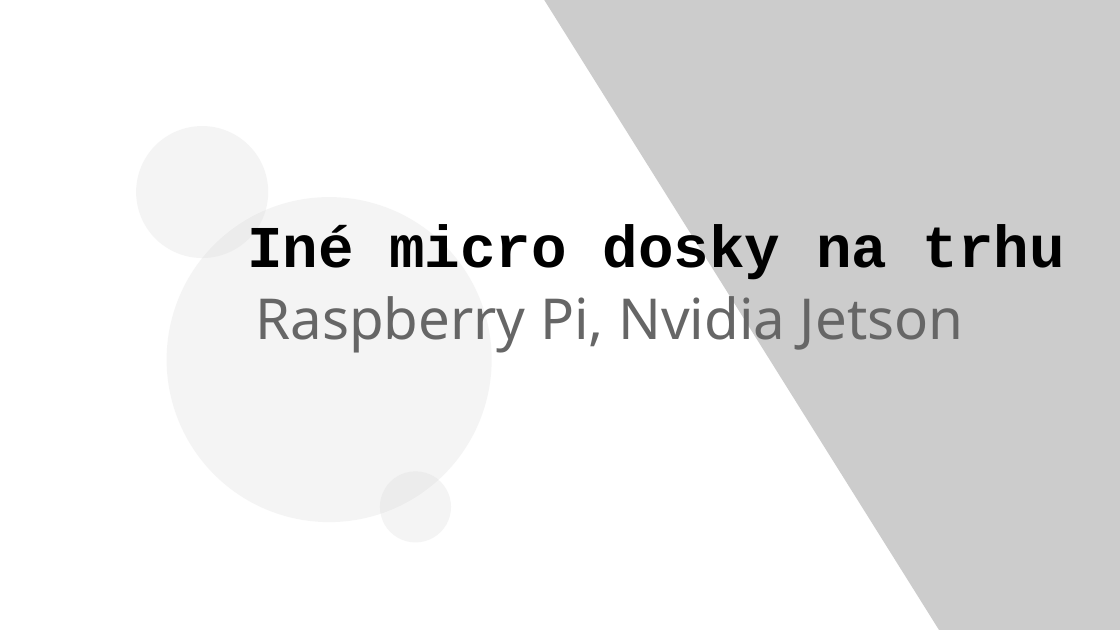
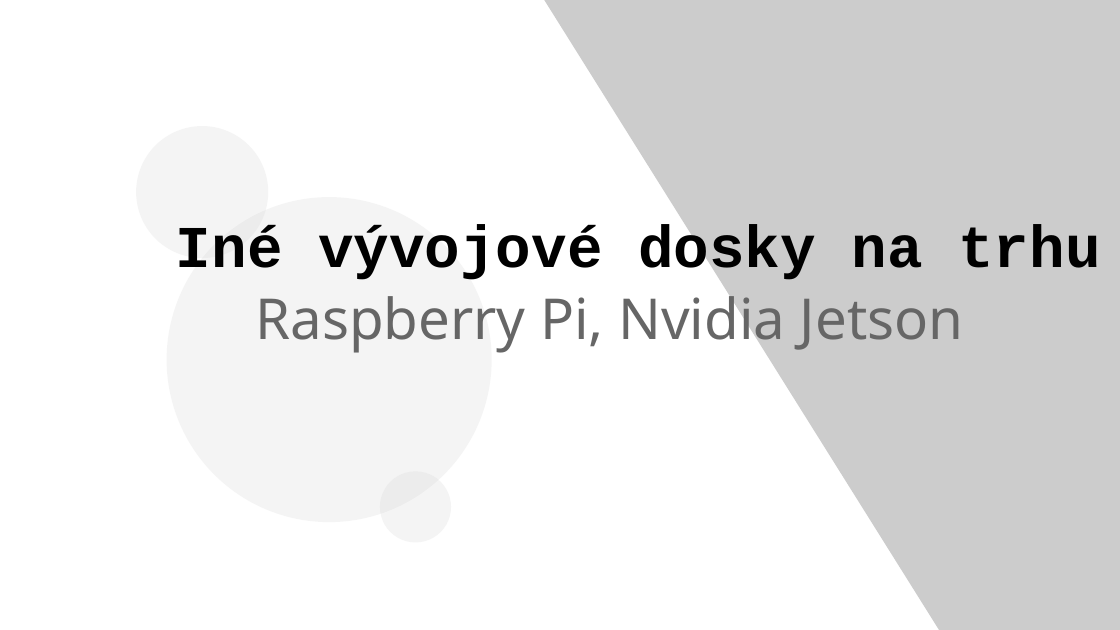
Before and after one commit to ZekoSNB/School, a slide deck: slide 7 of presenting/prezentacia_prednaska.odp (slide 9 before the commit). Drawn at 1120x630 pixels with LibreOffice and Linux fonts; fonts in the diff are those of the drawing; background and template pictures are left out. Boxes give left, top, right and bottom in pixels: in the first picture for what was removed or moved away, otherwise in the second. Text is boxed around its words. In the diff, an @@ line names an element or a change of style, - is before the commit and + after.

```diff
--- a/presenting/prezentacia_prednaska.odp
+++ b/presenting/prezentacia_prednaska.odp
@@ text at (176, 224, 1100, 283): text changed @@
-Iné micro dosky na trhu
+Iné vývojové dosky na trhu
```
Also in this commit, not shown: 1 other slide changed, 3 slides added, 2 other files.
